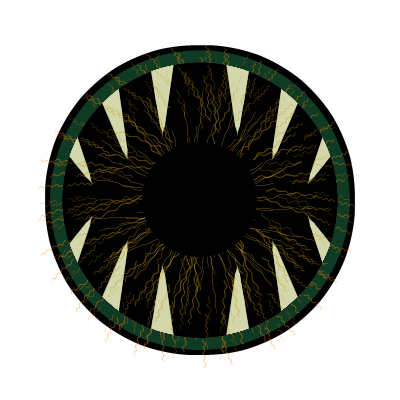
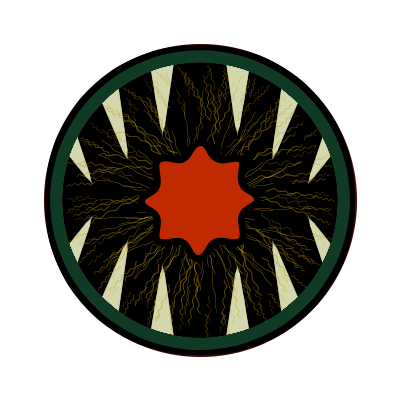
Revision of a layered 400×400 image; what changed, layer by layer:
added layer "Pupil2" above "Pupil" over [138, 139, 261, 262]
renamed "Pupil copy" to "Pupil", showed it over [145, 145, 255, 255]
hid "pupil2" over [142, 142, 257, 257]
hid "Pupil" (2nd of 3) over [38, 44, 356, 368]
painted on "EyeBall" over [62, 62, 338, 338]
showed group "newEye" (8 layers), moved it above "Layer 1" over [44, 44, 357, 357]
renamed "Vector Smart Object" to "veinsInner", blend screen → normal over [66, 72, 334, 329]
renamed "Vector Smart Object" to "VeinsOutter", blend multiply → normal over [49, 47, 351, 354]
